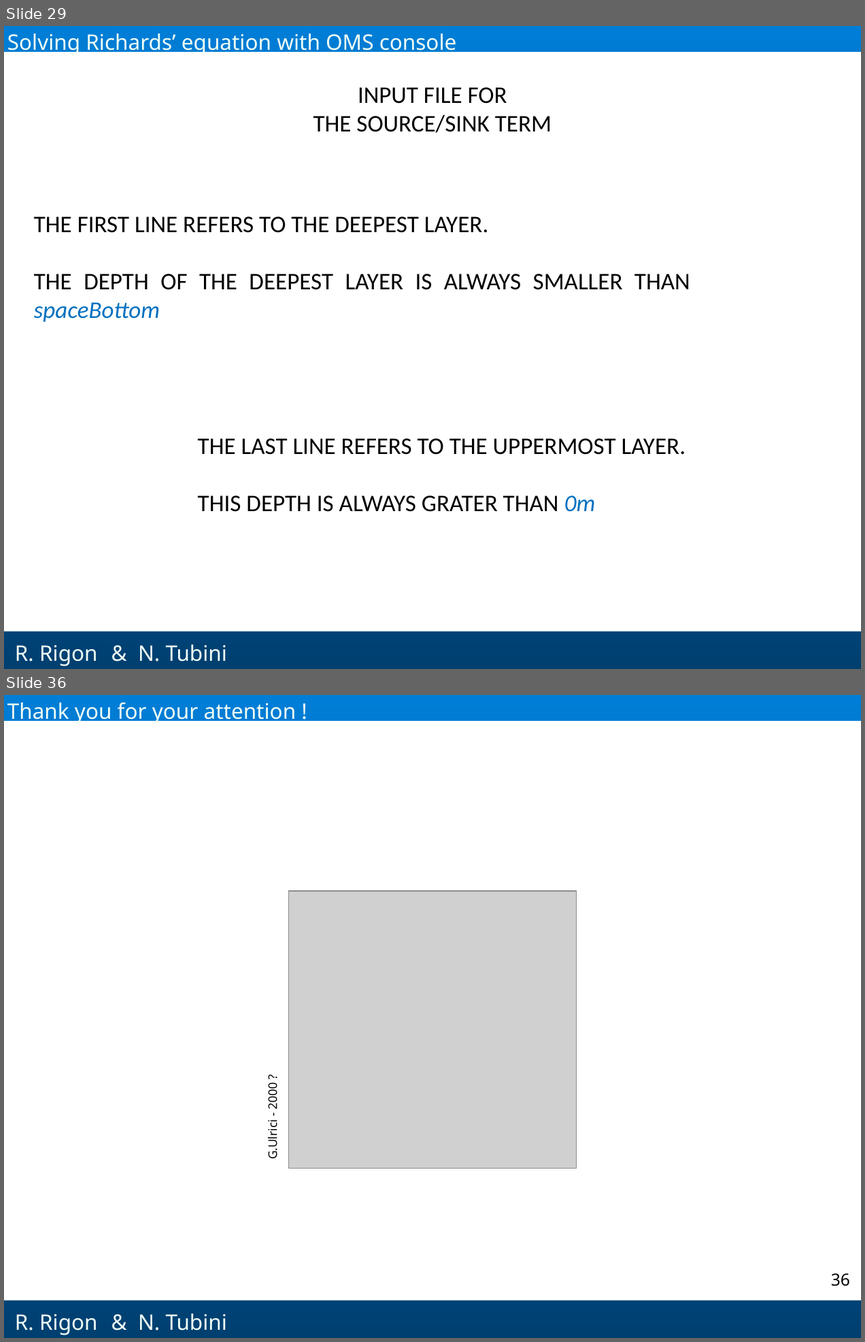
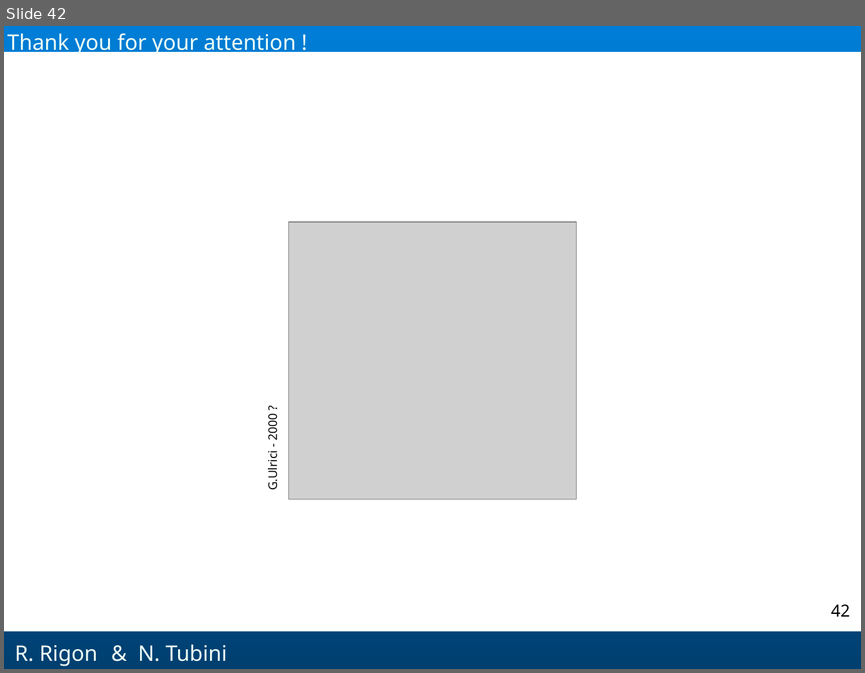
Before and after one commit to GEOframeOMSProjects/OMS_Project_Richards1D, a slide deck: Materials/Richards_English.pptx. Shown one above the other, each under a label of ours: slides 29 and 36 before the commit, slide 42 after it; the slides between them are not shown. The pictures are 865x1342 and 865x673 pixels, drawn with LibreOffice and Linux fonts; fonts in the diff are those of the drawing; grey boxes stand for pictures; background and template pictures are left out. Boxes give left, top, right and bottom in pixels: in the first picture for what was removed or moved away, otherwise in the second. Text is boxed around its words. In the diff, an @@ line names an element or a change of style, - is before the commit and + after.

```diff
--- a/Materials/Richards_English.pptx
+++ b/Materials/Richards_English.pptx
@@ slide 29 removed at [4,26,861,669], background gradient #007DD6 to #004071; not listed: 2 template elements that a slide beside it also shows @@
@@ text removed at [7,33,457,55] @@
-Solving Richards’ equation with OMS console
@@ text removed at [313,87,551,133] @@
-INPUT FILE FOR
-THE SOURCE/SINK TERM
@@ text removed at [34,216,690,322] @@
-THE FIRST LINE REFERS TO THE DEEPEST LAYER.
-THE DEPTH OF THE DEEPEST LAYER IS ALWAYS SMALLER THAN spaceBottom
@@ text removed at [198,438,686,512] @@
-THE LAST LINE REFERS TO THE UPPERMOST LAYER.
-THIS DEPTH IS ALWAYS GRATER THAN 0m
@@ text removed at [138,644,227,661] @@
-& N. Tubini
@@ what was slide 36 is now slide 42 @@
@@ page number at [831,604,850,616]: text changed @@
-36
+42
```
Also in this commit, not shown: 13 slides changed, 26 slides added, 19 other slides removed.
